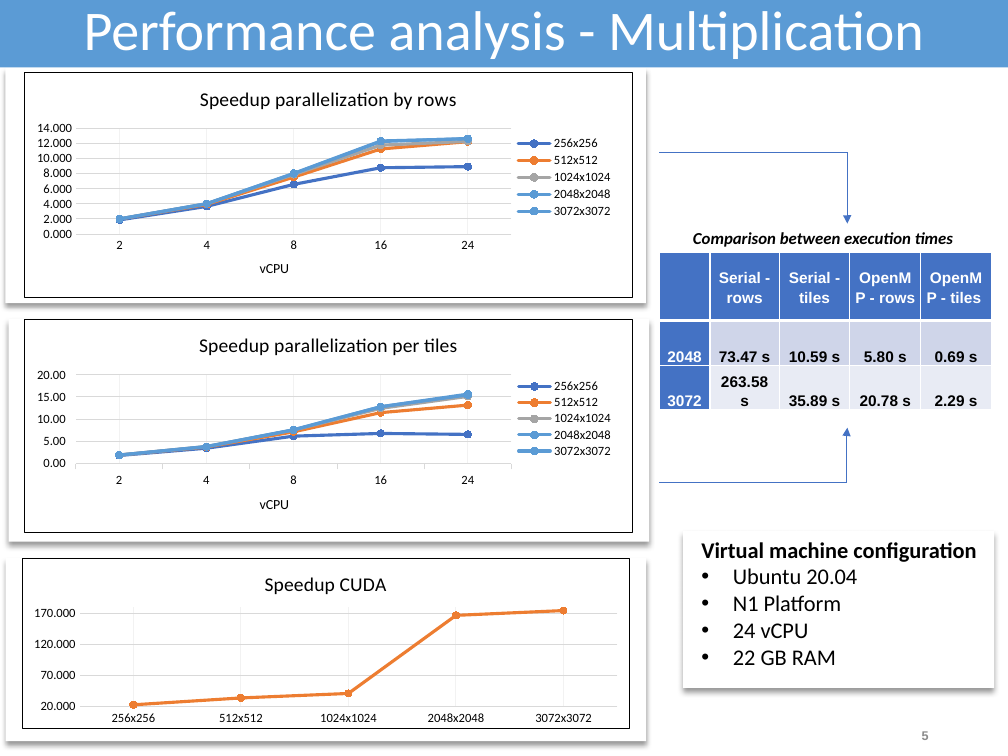
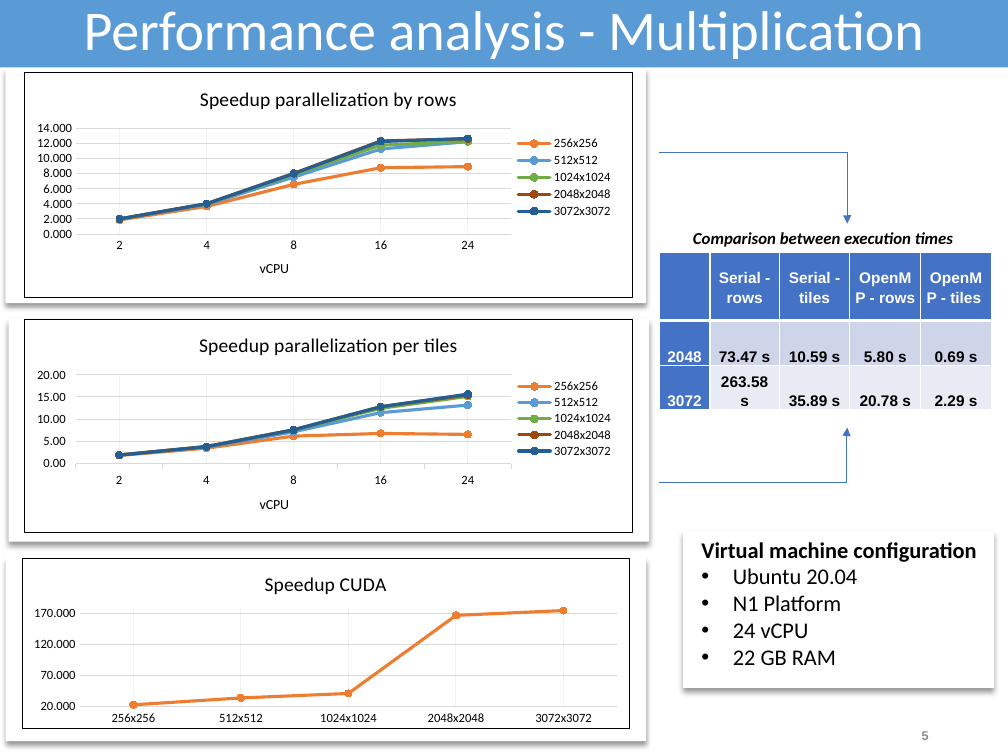
Before and after one commit to domenico-rgs/ACA-Project, a slide deck: slide 5 of Presentazione.pptx. Drawn at 1008x756 pixels with LibreOffice and Linux fonts; fonts in the diff are those of the drawing. Boxes give left, top, right and bottom in pixels: in the first picture for what was removed or moved away, otherwise in the second. Text is boxed around its words. In the diff, an @@ line names an element or a change of style, - is before the commit and + after.

```diff
--- a/Presentazione.pptx
+++ b/Presentazione.pptx
@@ line chart at (24,73,633,298) @@
@@ colour of 256x256 #4472C4 to #ED7D31 @@
@@ colour of 512x512 #ED7D31 to #5B9BD5 @@
@@ colour of 1024x1024 #A5A5A5 to #70AD47 @@
@@ colour of 2048x2048 #5B9BD5 to #9E480E @@
@@ colour of 3072x3072 #5B9BD5 to #255E91 @@
@@ line chart at (24,319,633,533) @@
@@ colour of 256x256 #4472C4 to #ED7D31 @@
@@ colour of 512x512 #ED7D31 to #5B9BD5 @@
@@ colour of 1024x1024 #A5A5A5 to #70AD47 @@
@@ colour of 2048x2048 #5B9BD5 to #9E480E @@
@@ colour of 3072x3072 #5B9BD5 to #255E91 @@
```
Also in this commit, not shown: 2 other slides changed, 1 other file.
